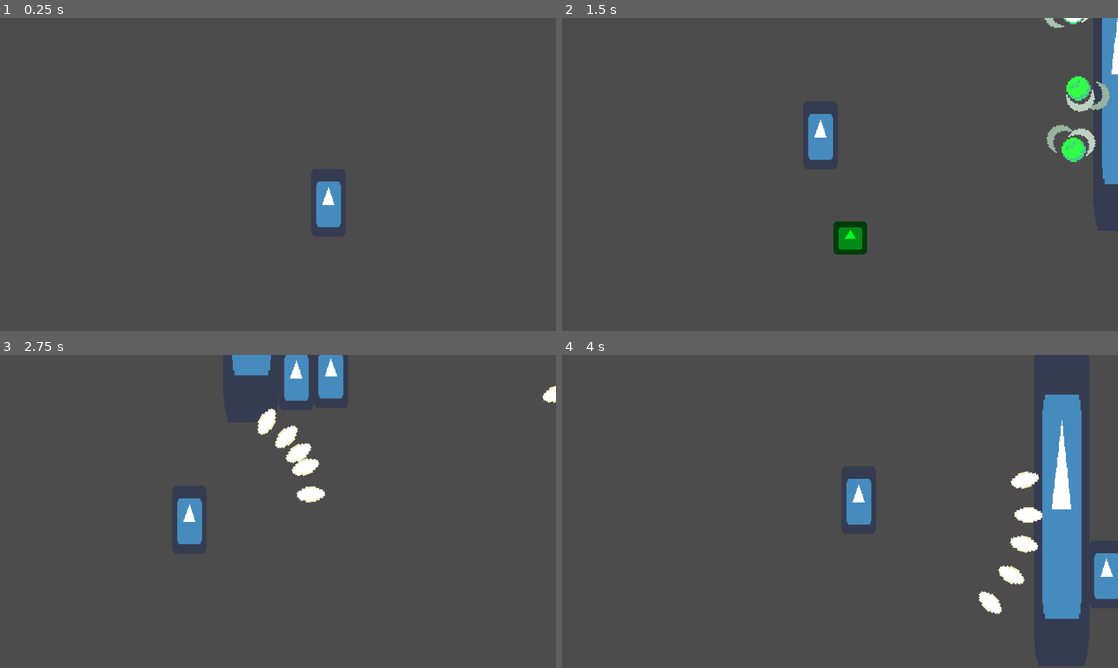
Above: before the commit, frames 1-4 (two rows, left to right).
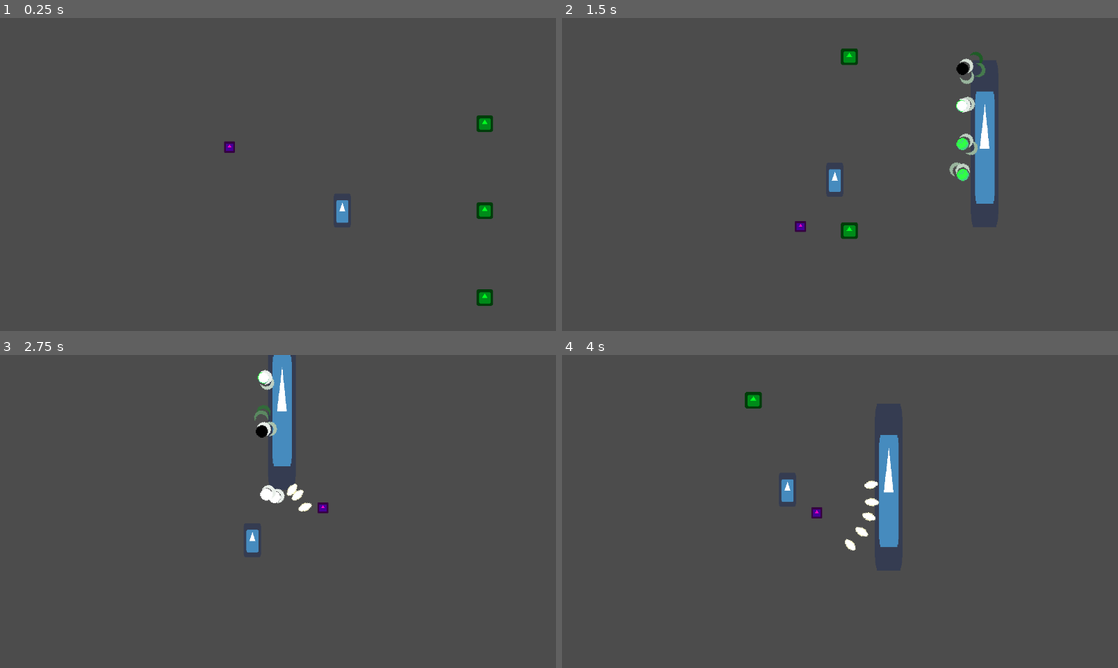
Above: after the commit, the same moments.

Repository: florian-rieder/2DShooter
Game: Godot game, scene res://test.tscn
The game is run twice, just before and just after one commit, with the same random seed, the same clock (stepped at 60 frames per second) and the same inputs. The engine's default icon, where the game draws it, is replaced by a stand-in: a white triangle on a blue panel in a dark square.
Inputs (mouse positions are in pixels of both pictures, inside the frame that each line leads up to):
- Up to frame 1 (0.25 s): no input
- Up to frame 2 (1.5 s): move the mouse to (962, 158) at 0.52 s; hold D (right) 0.53-1.28 s; hold Space (fire) 0.53-1.28 s; tap C at 0.8, 1.35 s; move the mouse to (728, 190) at 1.27 s; hold S (down) from 1.28 s (still down)
- Up to frame 3 (2.75 s): tap Space (fire) at 1.55 s; move the mouse to (333, 442) at 2.02 s; release S (down) at 2.03 s; hold D (right) from 2.03 s (still down); hold Space (fire) from 2.03 s (still down); tap C at 2.3 s
- Up to frame 4 (4 s): move the mouse to (812, 574) at 2.77 s; release D (right) at 2.78 s; release Space (fire) at 2.78 s; hold W (up) 2.78-3.53 s; tap C at 2.85, 3.8 s; tap Space (fire) at 3.05 s; move the mouse to (1006, 558) at 3.52 s; hold A (left) from 3.53 s (still down); hold Space (fire) from 3.53 s (still down)

The runs differ from the first frame. In frame 1, 1.2% of the frame differs, in the area x 40-89%, y 31-92%; in frame 2, 6.1%; in frame 3, 4.8%; in frame 4, 9.2%, in the area x 32-100%, y 11-85%.

Commit message:
fixes to camera lookahead

Diff:
--- a/2DShooter/Characters/Player/CameraFocus.gd
+++ b/2DShooter/Characters/Player/Lookahead.gd
@@ -1,15 +1,15 @@
 extends Node2D
 
+
 export var distance = Vector2(100, 50) # different values on x and y axis
+var kickback_vector = Vector2.ZERO
 
-var kickback_vector = Vector2.ZERO
 # Moves the camera focus in the direction the player is facing
-func direction(direction):
-    var mousevec = get_local_mouse_position() / 3
-    var movement_vector = direction * distance
-    position = movement_vector + mousevec + kickback_vector
+func direction(direction, mouse_pos):
+    # mouse_pos: position of the mouse relative to the player
+    var movement_vector = direction.normalized() * distance
+    position = movement_vector/2 + mouse_pos/3 + kickback_vector
     kickback_vector = Vector2.ZERO
-
 
 
 func _on_Weapon_shot_fired(kickback):
--- a/2DShooter/Characters/Player/Player.gd
+++ b/2DShooter/Characters/Player/Player.gd
@@ -1,7 +1,7 @@
 extends BaseCharacter
 
 
-onready var camera_focus = $CameraFocus
+onready var lookahead = $Lookahead
 onready var weapon = $Weapon
 
 
@@ -16,14 +16,14 @@
         velocity.y -= 1
 
     # DEBUG
-    if Input.is_key_pressed(KEY_C):
-        $CameraFocus/Camera2D.add_trauma(0.1)
+#    if Input.is_key_pressed(KEY_C):
+#        $Camera2D.add_trauma(0.1)
 
     if Input.is_action_pressed('fire'):
             weapon.fire()
 
     # give the current direction to the camera focus
-    $CameraFocus.call('direction', velocity)
+    lookahead.call('direction', velocity, get_local_mouse_position())
     # Make sure diagonal movement isn't faster
     velocity = velocity.normalized() * speed
 
--- a/2DShooter/Characters/Player/Player.tscn
+++ b/2DShooter/Characters/Player/Player.tscn
@@ -4,7 +4,7 @@
 [ext_resource path="res://Characters/Player/ShakeCamera2D.gd" type="Script" id=2]
 [ext_resource path="res://icon.png" type="Texture" id=3]
 [ext_resource path="res://pixelate.gdshader" type="Shader" id=4]
-[ext_resource path="res://Characters/Player/CameraFocus.gd" type="Script" id=5]
+[ext_resource path="res://Characters/Player/Lookahead.gd" type="Script" id=5]
 [ext_resource path="res://Weapon/Weapon.tscn" type="PackedScene" id=6]
 [ext_resource path="res://Characters/Player/Player.gd" type="Script" id=7]
 [ext_resource path="res://modulate_white.gdshader" type="Shader" id=8]
@@ -25,25 +25,25 @@
 [node name="Skin" parent="." index="0"]
 material = SubResource( 2 )
 
-[node name="CameraFocus" type="Node2D" parent="." index="2"]
-script = ExtResource( 5 )
-distance = Vector2( 100, 100 )
-
-[node name="Camera2D" type="Camera2D" parent="CameraFocus" index="0"]
+[node name="Camera2D" type="Camera2D" parent="." index="2"]
 material = SubResource( 1 )
 current = true
 smoothing_enabled = true
 smoothing_speed = 4.0
 script = ExtResource( 2 )
+target = NodePath("../Lookahead")
 
-[node name="DebugSprite" type="Sprite" parent="CameraFocus" index="1"]
-visible = false
+[node name="Lookahead" type="Node2D" parent="." index="3"]
+script = ExtResource( 5 )
+distance = Vector2( 100, 100 )
+
+[node name="DebugSprite" type="Sprite" parent="Lookahead" index="0"]
 modulate = Color( 1, 0, 0.913725, 1 )
 self_modulate = Color( 1, 0, 0.866667, 1 )
 scale = Vector2( 0.2, 0.2 )
 texture = ExtResource( 3 )
 
-[node name="Weapon" parent="." index="3" instance=ExtResource( 6 )]
+[node name="Weapon" parent="." index="4" instance=ExtResource( 6 )]
 
 [connection signal="shot_fired" from="Weapon" to="." method="_on_Weapon_shot_fired"]
-[connection signal="shot_fired" from="Weapon" to="CameraFocus/Camera2D" method="_on_Weapon_shot_fired"]
+[connection signal="shot_fired" from="Weapon" to="Camera2D" method="_on_Weapon_shot_fired"]
--- a/2DShooter/Characters/Player/ShakeCamera2D.gd
+++ b/2DShooter/Characters/Player/ShakeCamera2D.gd
@@ -4,11 +4,11 @@
 export var decay = 0.8  # How quickly the shaking stops [0, 1].
 export var max_offset = Vector2(100, 50)  # Maximum hor/ver shake in pixels.
 export var max_roll = 0.1  # Maximum rotation in radians (use sparingly).
-#export (NodePath) var target  # Assign the node this camera will follow.
+export (NodePath) onready var target = get_node(target)  # Assign the node this camera will follow.
 
+onready var noise = OpenSimplexNoise.new()
 var trauma = 0.0  # Current shake strength.
 var trauma_power = 2  # Trauma exponent. Use [2, 3].
-onready var noise = OpenSimplexNoise.new()
 var noise_y = 0
 
 func _ready():
@@ -18,8 +18,8 @@
     noise.octaves = 2
 
 func _process(delta):
-    #if target:
-    #	global_position = get_node(target).global_position
+    if target:
+        global_position = target.global_position
     if trauma:
         trauma = max(trauma - decay * delta, 0)
         shake()
--- a/2DShooter/Projectile/Projectile.gd
+++ b/2DShooter/Projectile/Projectile.gd
@@ -27,9 +27,6 @@
 
 func spawn_impact():
     var root = get_tree().get_root()
-#    var impact = projectile.impact.instance()
-#    impact.global_position = global_position
-#    root.add_child(impact)
     for _i in range(projectile.impact_quantity):
         var impact = projectile.impact.instance()
 
--- a/2DShooter/project.godot
+++ b/2DShooter/project.godot
@@ -78,7 +78,7 @@
 window/size/test_width=1280
 window/size/test_height=720
 window/stretch/aspect="keep"
-window/stretch/shrink=4.0
+window/stretch/shrink=2.0
 
 [importer_defaults]
 
